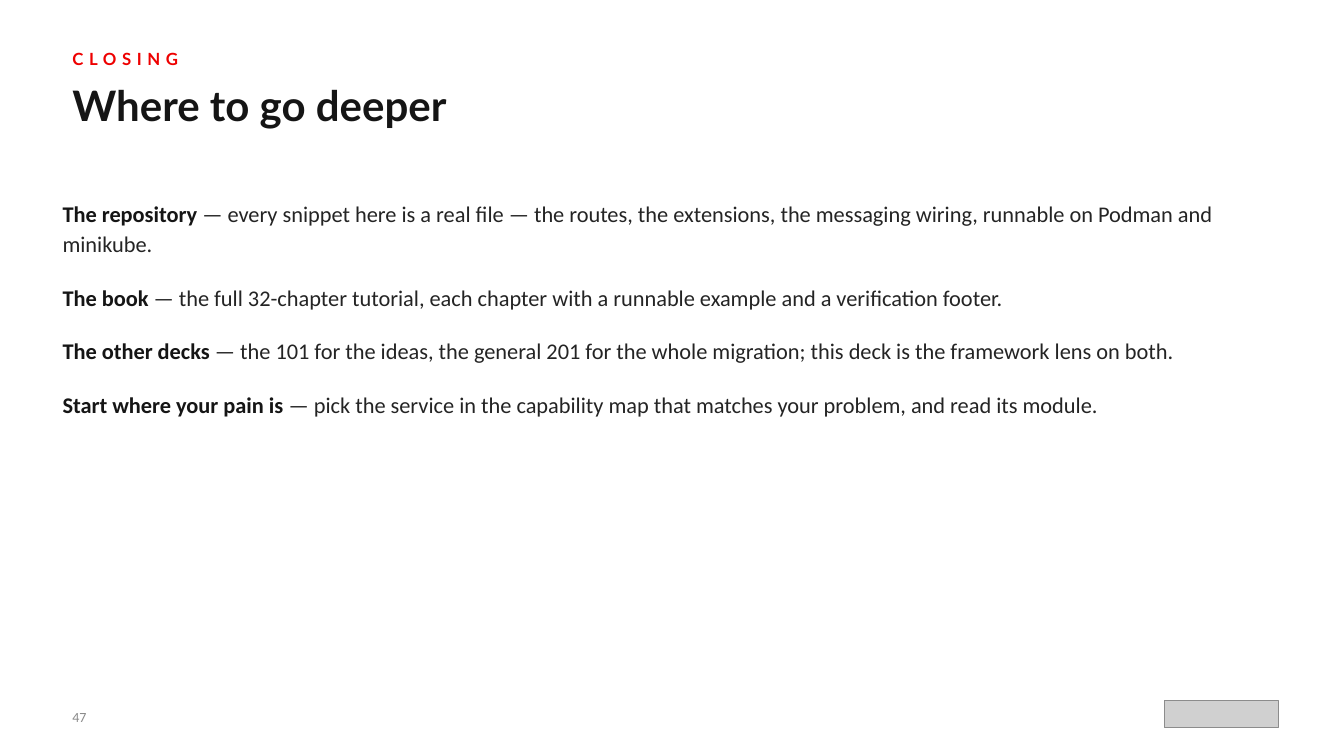
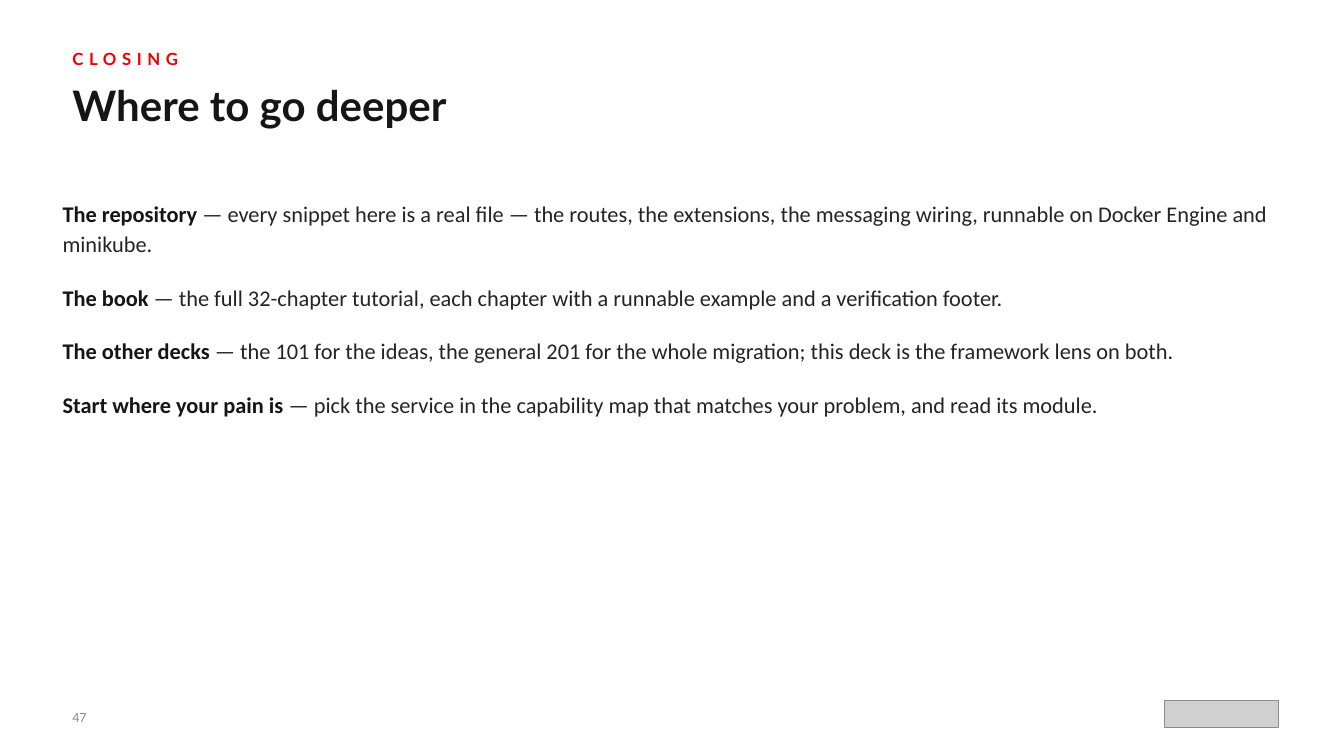
Before and after one commit to patterncatalyst/modernizing-enterprise-applications, a slide deck: slide 47 of presentation/modernizing-201-quarkus-camel/Modernizing-201-Quarkus-Camel-r1.0.pptx. Drawn at 1344x756 pixels with LibreOffice and Linux fonts; fonts in the diff are those of the drawing; grey boxes stand for pictures. Boxes give left, top, right and bottom in pixels: in the first picture for what was removed or moved away, otherwise in the second. Text is boxed around its words. In the diff, an @@ line names an element or a change of style, - is before the commit and + after.

```diff
--- a/presentation/modernizing-201-quarkus-camel/Modernizing-201-Quarkus-Camel-r1.0.pptx
+++ b/presentation/modernizing-201-quarkus-camel/Modernizing-201-Quarkus-Camel-r1.0.pptx
@@ text at (63, 206, 1267, 252): text changed @@
-● The repository — every snippet here is a real file — the routes, the extensions, the messaging wiring, runnable on Podman and minikube.
+● The repository — every snippet here is a real file — the routes, the extensions, the messaging wiring, runnable on Docker Engine and minikube.
```
Also in this commit, not shown: 1 other slide changed, 27 other files.
